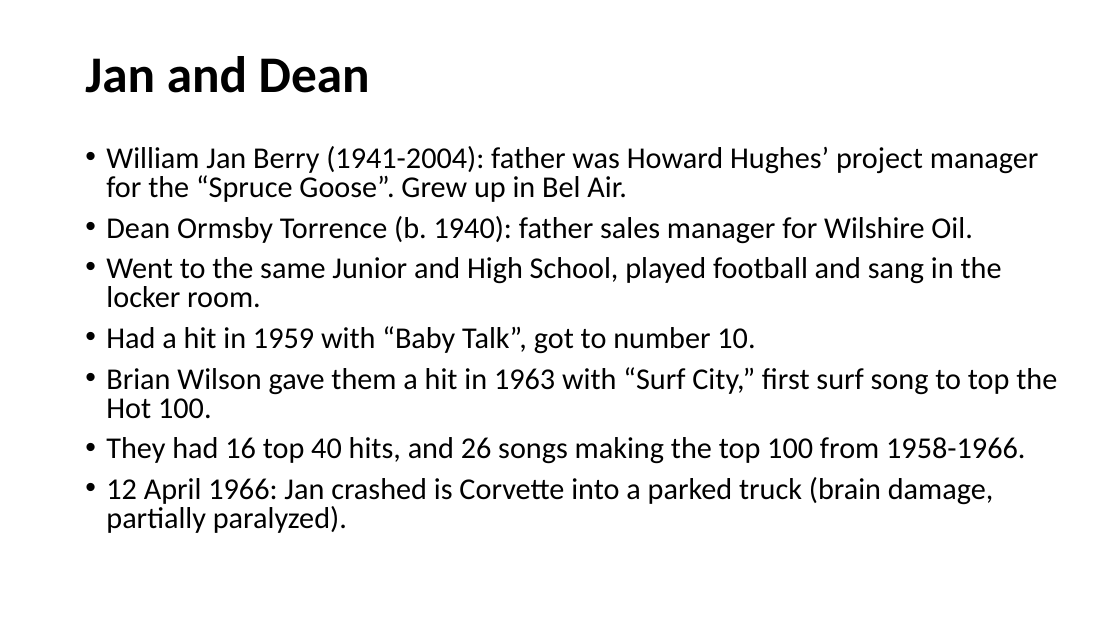
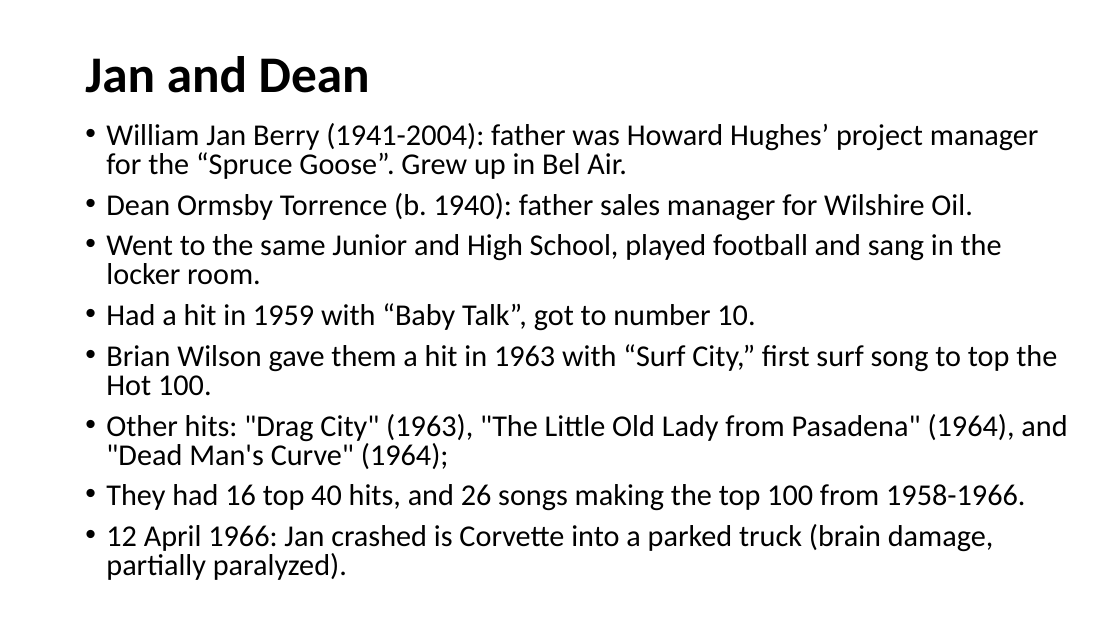
Before and after one commit to mrbaker1917/website, a slide deck: slide 6 of ASMU432/ppts/Beach Boys, Surf Music, and Hot.pptx. Drawn at 1120x630 pixels with LibreOffice and Linux fonts; fonts in the diff are those of the drawing; background and template pictures are left out. Boxes give left, top, right and bottom in pixels: in the first picture for what was removed or moved away, otherwise in the second. Text is boxed around its words. In the diff, an @@ line names an element or a change of style, - is before the commit and + after.

```diff
--- a/ASMU432/ppts/Beach Boys, Surf Music, and Hot.pptx
+++ b/ASMU432/ppts/Beach Boys, Surf Music, and Hot.pptx
@@ text "William Jan Berry (1941-2004): father ...": place and size @@
-text "William Jan Berry (1941-2004): father ..." at [106,146,1057,533]
+text "William Jan Berry (1941-2004): father ..." at [106,123,1067,580]
@@ text at [106,414,1067,469]: paragraph added @@
+• Other hits: "Drag City" (1963), "The Little Old Lady from Pasadena" (1964), and "Dead Man's Curve" (1964);
```
Also in this commit, not shown: 2 other slides changed, 5 other files.
